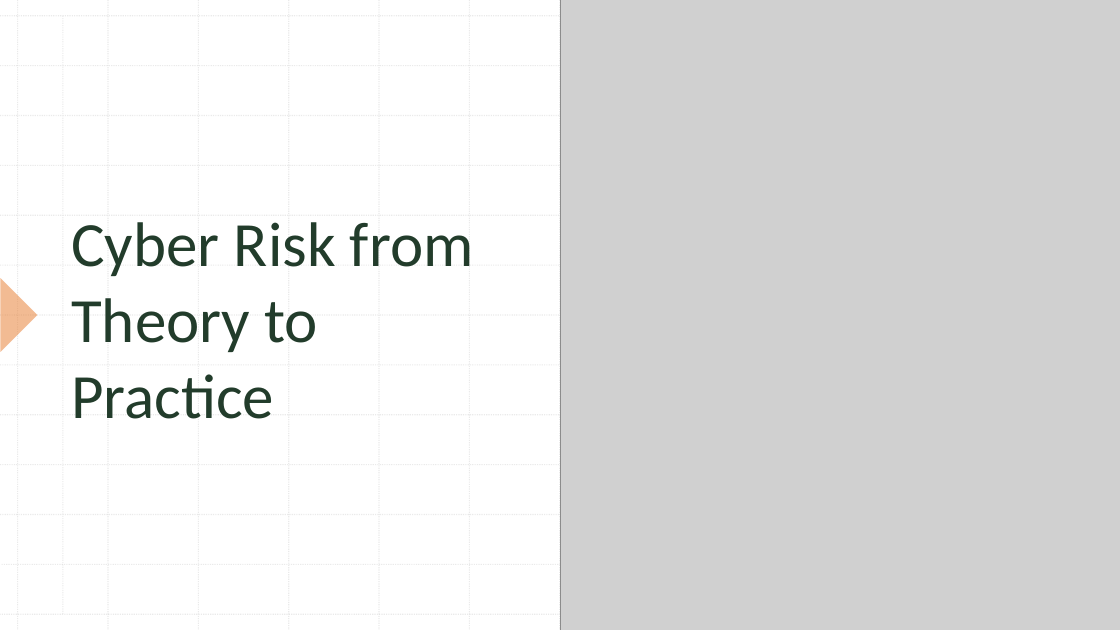
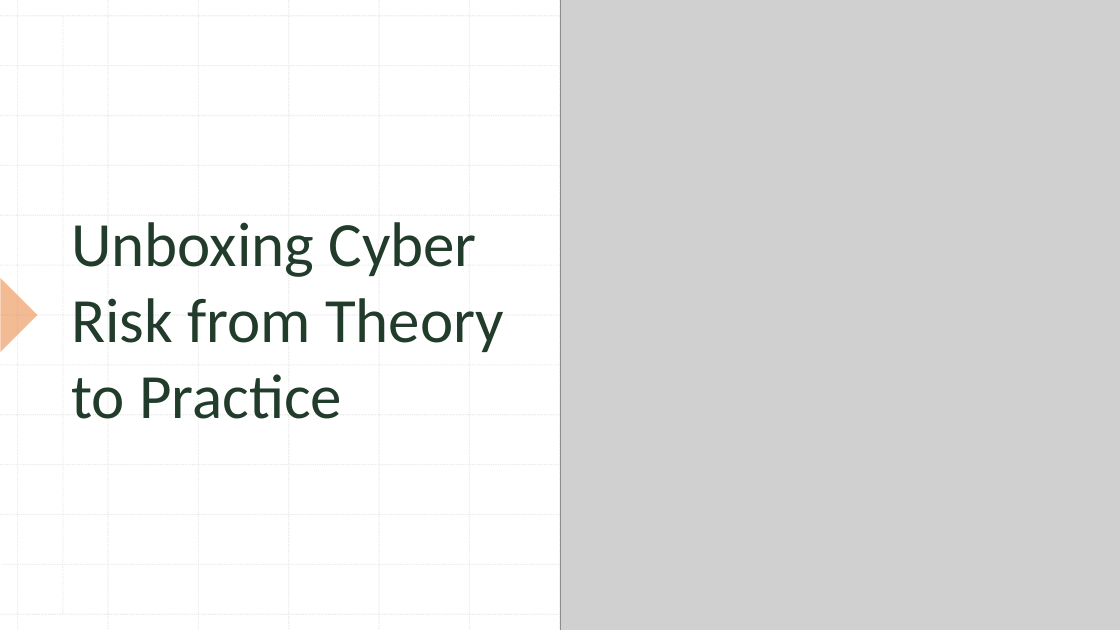
Before and after one commit to misge-dotcom/LSZ_2025, a slide deck: slide 1 of Cyber Risk from Theory to Practice LSZ2025.pptx. Drawn at 1120x630 pixels with LibreOffice and Linux fonts; fonts in the diff are those of the drawing; grey boxes stand for pictures. Boxes give left, top, right and bottom in pixels: in the first picture for what was removed or moved away, otherwise in the second. Text is boxed around its words. In the diff, an @@ line names an element or a change of style, - is before the commit and + after.

```diff
--- a/Cyber Risk from Theory to Practice LSZ2025.pptx
+++ b/Cyber Risk from Theory to Practice LSZ2025.pptx
@@ title at (71,222,504,419): text changed @@
-Cyber Risk from Theory to Practice
+Unboxing Cyber Risk from Theory to Practice
```
Also in this commit, not shown: 1 other slide changed.
